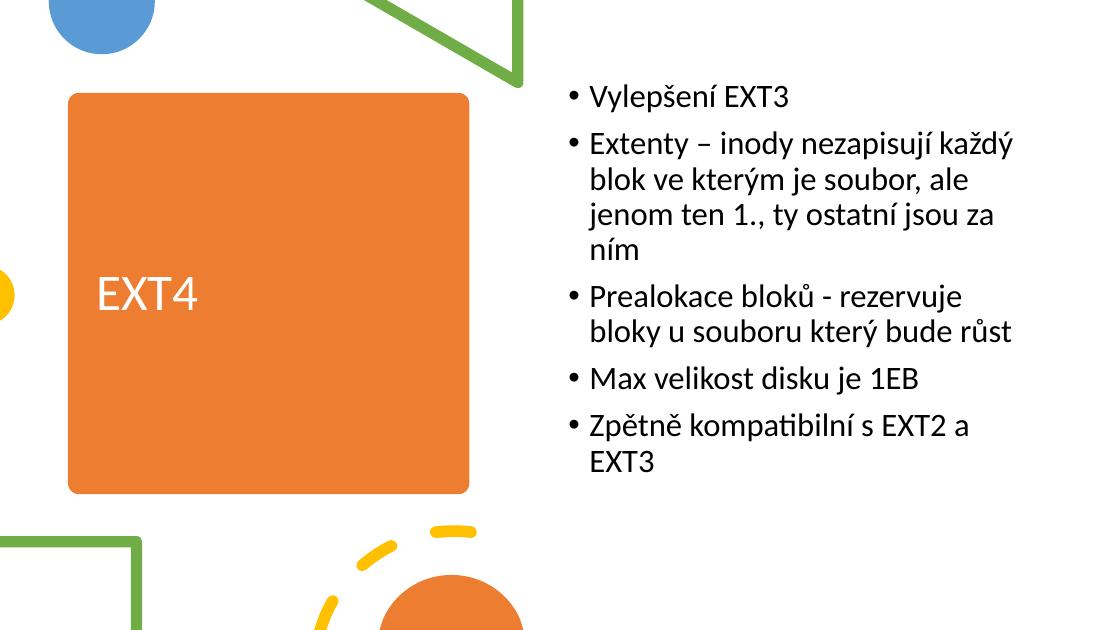
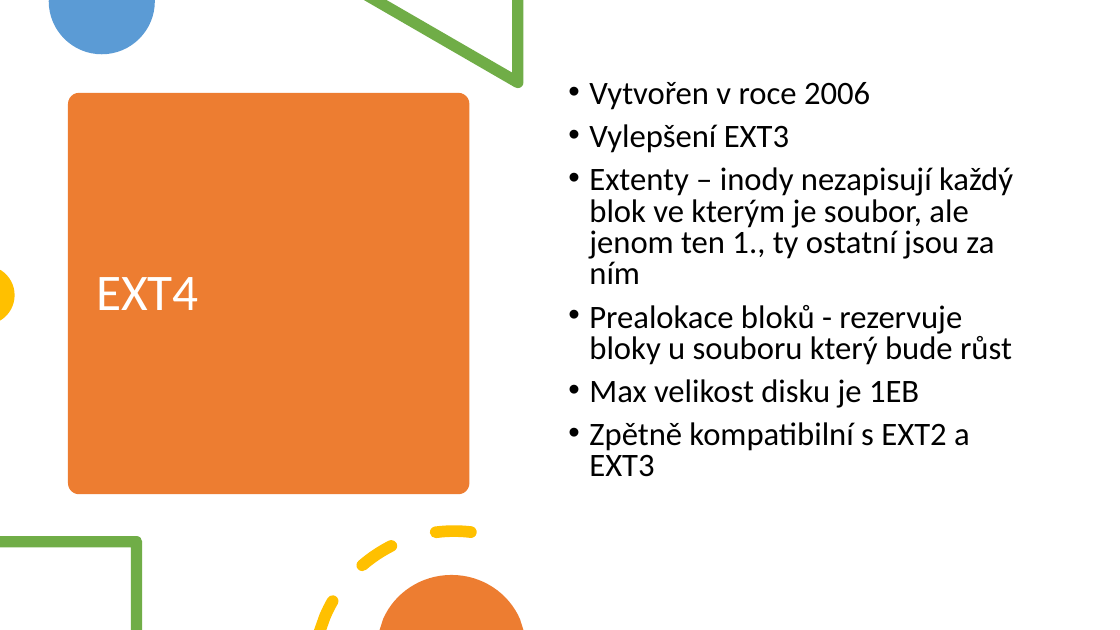
Before and after one commit to horvos/souborovesystemy, a slide deck: slide 14 of horvath.pptx. Drawn at 1120x630 pixels with LibreOffice and Linux fonts; fonts in the diff are those of the drawing. Boxes give left, top, right and bottom in pixels: in the first picture for what was removed or moved away, otherwise in the second. Text is boxed around its words. In the diff, an @@ line names an element or a change of style, - is before the commit and + after.

```diff
--- a/horvath.pptx
+++ b/horvath.pptx
@@ text at (589,82,870,110): paragraph added @@
+• Vytvořen v roce 2006
@@ text at (589,124,1013,477): line spacing 0.9 to 0.8 @@
```
Also in this commit, not shown: 6 other slides changed, 1 other file.
